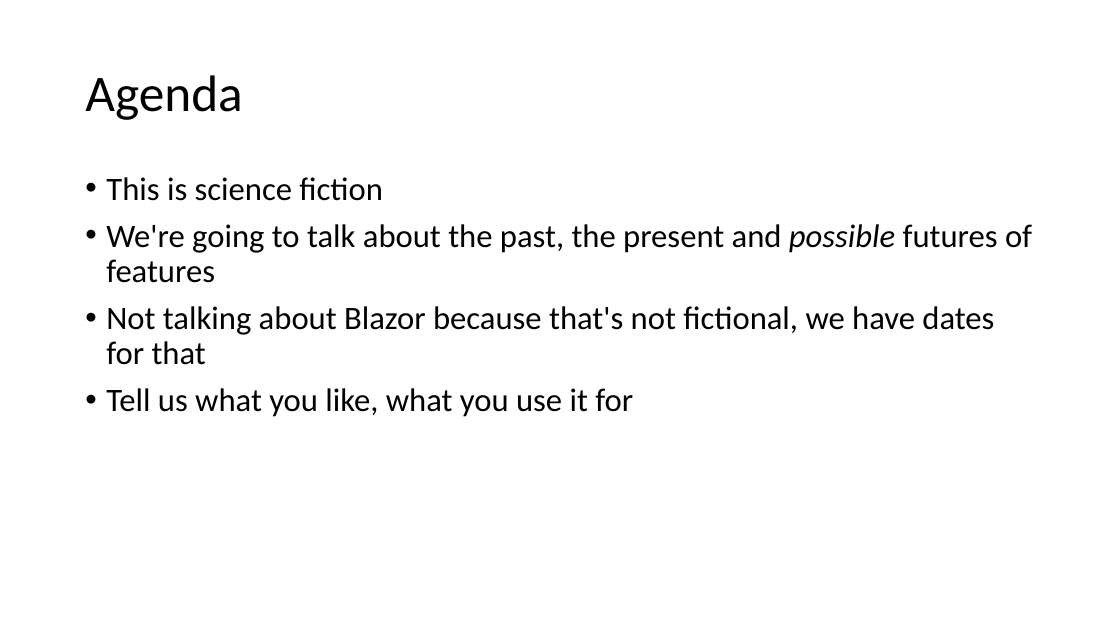
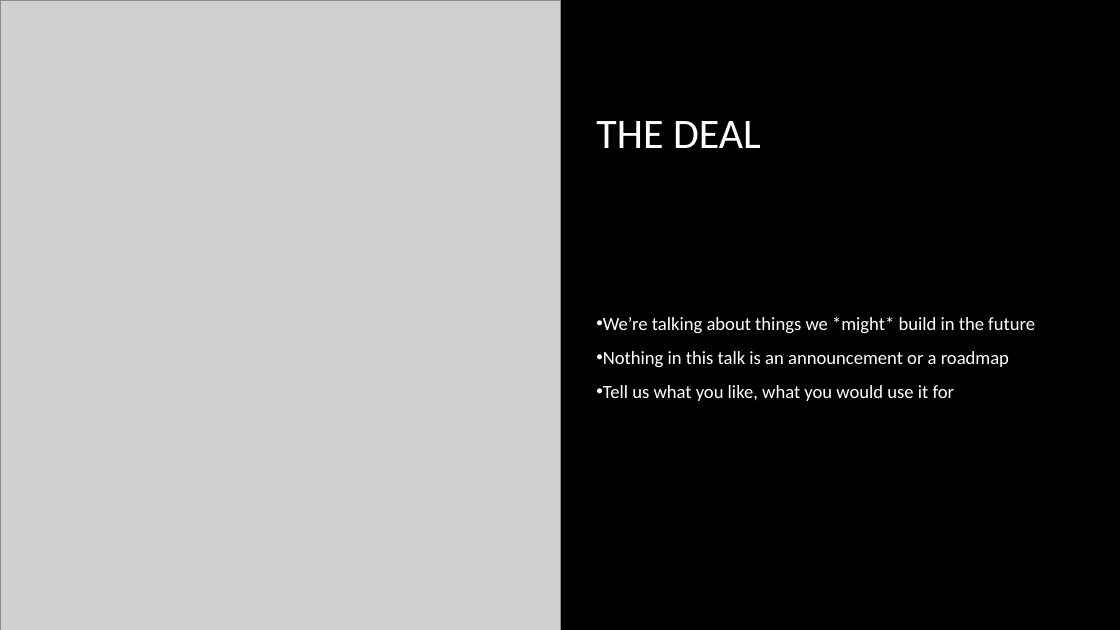
Before and after one commit to rynowak/Presentations, a slide deck: slide 3 of 2019/NDCSyndey/slides.pptx (slide 2 before the commit). Drawn at 1120x630 pixels with LibreOffice and Linux fonts; fonts in the diff are those of the drawing; grey boxes stand for pictures; background and template pictures are left out. Boxes give left, top, right and bottom in pixels: in the first picture for what was removed or moved away, otherwise in the second. Text is boxed around its words. In the diff, an @@ line names an element or a change of style, - is before the commit and + after.

```diff
--- a/2019/NDCSyndey/slides.pptx
+++ b/2019/NDCSyndey/slides.pptx
@@ background #FFFFFF to picture (left out) @@
@@ picture added at (x1=0, y1=0, x2=560, y2=630) @@
@@ title at (x1=596, y1=121, x2=761, y2=148): text changed; size 44 to 36 pt; text colour #000000 to #FFFFFF @@
-Agenda
+THE DEAL
@@ text removed at (x1=106, y1=177, x2=1032, y2=417) @@
-• This is science fiction
-• We're going to talk about the past, the present and possible futures of features
-• Not talking about Blazor because that's not fictional, we have dates for that
-• Tell us what you like, what you use it for
@@ text added at (x1=603, y1=316, x2=1035, y2=401), 16 pt, text #FFFFFF @@
+• We’re talking about things we *might* build in the future
+• Nothing in this talk is an announcement or a roadmap
+• Tell us what you like, what you would use it for
```
Also in this commit, not shown: 8 other slides changed, 14 slides added, 10 slides removed.
